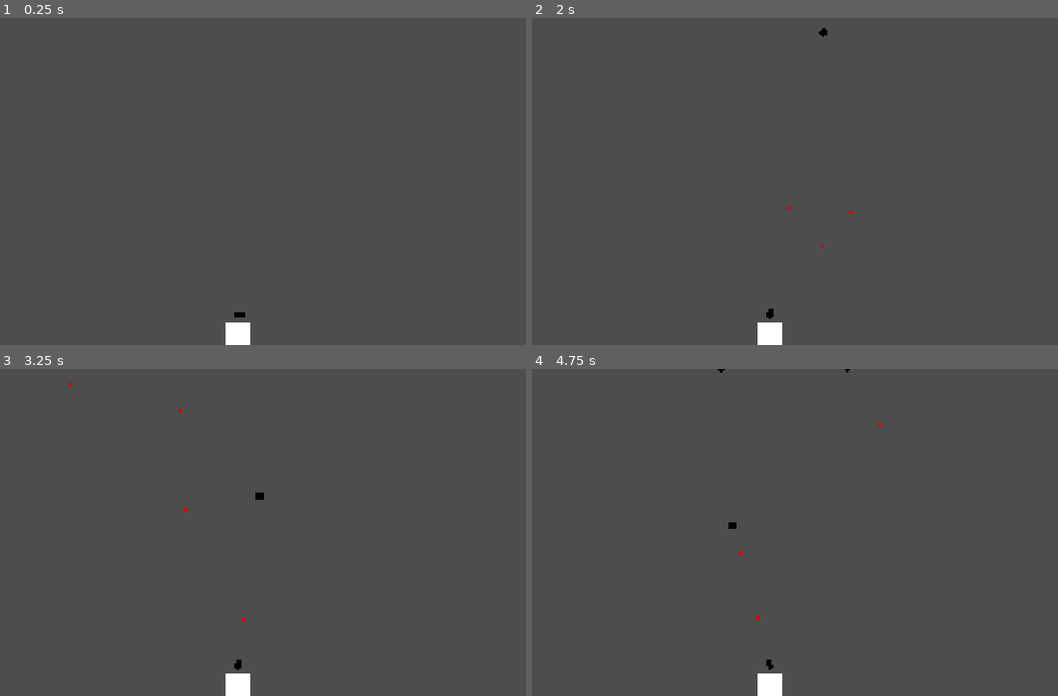
Above: before the commit, frames 1-4 (two rows, left to right).
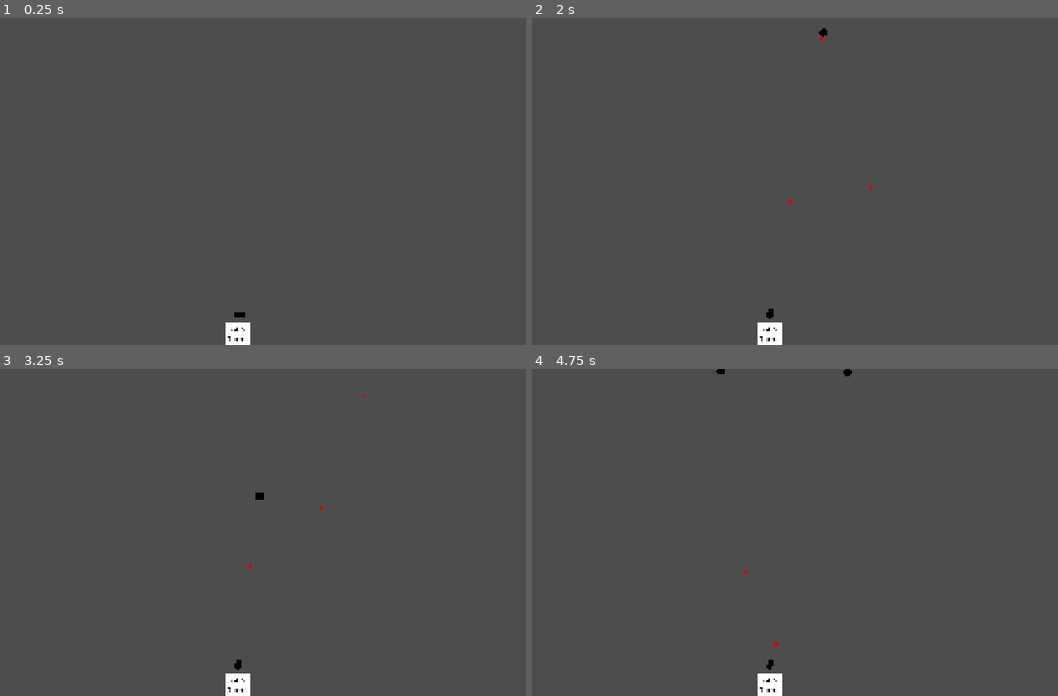
Above: after the commit, the same moments.

Repository: BilgiPasa/2d-gun-turret
Game: Godot game, scene res://Scenes/main_scene.tscn
The game is run twice, just before and just after one commit, with the same random seed, the same clock (stepped at 60 frames per second) and the same inputs.
Inputs (mouse positions are in pixels of both pictures, inside the frame that each line leads up to):
- Up to frame 1 (0.25 s): no input
- Up to frame 2 (2 s): tap Enter at 0.5 s; move the mouse to (900, 165) at 0.52 s; move the mouse to (652, 197) at 1.27 s
- Up to frame 3 (3.25 s): tap Space at 2 s; move the mouse to (294, 460) at 2.02 s; tap Enter at 2.75 s; move the mouse to (210, 597) at 2.77 s
- Up to frame 4 (4.75 s): move the mouse to (942, 581) at 3.52 s; tap Space at 4.25 s; move the mouse to (595, 483) at 4.27 s

The runs differ from the first frame. In frame 1, less than 0.1% of the frame differs, in the area x 43-47%, y 94-99%; in frame 2, less than 0.1%; in frame 3, less than 0.1%; in frame 4, 0.2%, in the area x 34-67%, y 0-99%.

Commit message:
Update some scenes and scripts, Update to version 0.2

Diff:
--- a/Scenes/gun_turret.tscn
+++ b/Scenes/gun_turret.tscn
@@ -25,11 +25,30 @@
 scale = Vector2(0.2, 1)
 texture = ExtResource("2_ne17w")
 
-[node name="BaseSprite" type="Sprite2D" parent="." unique_id=928171642]
+[node name="GunTurretBaseSprite" type="Sprite2D" parent="." unique_id=928171642]
 scale = Vector2(3, 3)
 texture = ExtResource("2_ne17w")
 
-[node name="BaseCollShape" type="CollisionShape2D" parent="." unique_id=872134996]
+[node name="GunTurretLabel" type="Label" parent="." unique_id=380761753]
+anchors_preset = 8
+anchor_left = 0.5
+anchor_top = 0.5
+anchor_right = 0.5
+anchor_bottom = 0.5
+offset_left = -83.5
+offset_top = -77.5
+offset_right = 83.5
+offset_bottom = 77.5
+grow_horizontal = 2
+grow_vertical = 2
+theme_override_colors/font_color = Color(0, 0, 0, 1)
+theme_override_font_sizes/font_size = 55
+text = "Gun
+Turret"
+horizontal_alignment = 1
+vertical_alignment = 1
+
+[node name="GunTurretBaseCollShape" type="CollisionShape2D" parent="." unique_id=872134996]
 shape = SubResource("RectangleShape2D_5s483")
 
 [node name="GunSprite" type="Sprite2D" parent="." unique_id=46939552]
--- a/Scenes/main_scene.tscn
+++ b/Scenes/main_scene.tscn
@@ -41,12 +41,18 @@
 
 [node name="SpawnTimer" type="Timer" parent="MovableEnemySpawner" unique_id=924858773]
 
+[node name="SpawnIncrTimer" type="Timer" parent="MovableEnemySpawner" unique_id=1831318590]
+
 [node name="StaticEnemySpawner" type="Node2D" parent="." unique_id=1124076927]
 position = Vector2(0, -1500)
 script = ExtResource("4_iacmt")
 
 [node name="SpawnTimer" type="Timer" parent="StaticEnemySpawner" unique_id=344716921]
 
+[node name="SpawnIncrTimer" type="Timer" parent="StaticEnemySpawner" unique_id=1029786699]
+
 [connection signal="body_entered" from="Ground/GroundArea" to="." method="_on_ground_area_body_entered"]
 [connection signal="timeout" from="MovableEnemySpawner/SpawnTimer" to="MovableEnemySpawner" method="_on_spawn_timer_timeout"]
+[connection signal="timeout" from="MovableEnemySpawner/SpawnIncrTimer" to="MovableEnemySpawner" method="_on_spawn_incr_timer_timeout"]
 [connection signal="timeout" from="StaticEnemySpawner/SpawnTimer" to="StaticEnemySpawner" method="_on_spawn_timer_timeout"]
+[connection signal="timeout" from="StaticEnemySpawner/SpawnIncrTimer" to="StaticEnemySpawner" method="_on_spawn_incr_timer_timeout"]
--- a/Scripts/bullet.gd
+++ b/Scripts/bullet.gd
@@ -7,6 +7,7 @@
 	contact_monitor = true
 	max_contacts_reported = 1
 	continuous_cd = RigidBody2D.CCD_MODE_CAST_RAY
+	z_index = -1
 	lifespan_timer.wait_time = 5
 	lifespan_timer.start()
 
--- a/Scripts/gun_turret.gd
+++ b/Scripts/gun_turret.gd
@@ -1,28 +1,37 @@
-class_name GunTurret
 extends StaticBody2D
 
 # * Note: Godot's 2D Y axis increases as you go down and decreases as you go up.
 
+# Shoot Bullet Variables
+const BULLET_DEFAULT_LIN_VEL_X: float = 3000
+const BULLET_MIN_REACH_TIME: float = 0.2
+const SHOOT_TIMER_WAIT_TIME: float = 0.1
+const BULLET_SCENE = preload("res://Scenes/bullet.tscn")
+var gravity_amount: float = ProjectSettings.get_setting("physics/2d/default_gravity")
+var t: float
+var can_shoot: bool = true
+var target_relative_position: Vector2
+var shoot_vector: Vector2
+var targets: Array[Node2D]
+
+# Gun Turret Label Variable
+var show_label: bool = true
+
+# @onready Variables
 @onready var gun_sprite: Sprite2D = $GunSprite
 @onready var can_shoot_timer: Timer = $CanShootTimer
 @onready var target_find_area: Area2D = $TargetFindArea
 @onready var mouse_position_node: Node2D = $MousePositionNode
-const SHOOT_TIMER_WAIT_TIME: float = 0.1
-const BULLET_SCENE = preload("res://Scenes/bullet.tscn")
-var gravity_amount: float = ProjectSettings.get_setting("physics/2d/default_gravity")
-var can_shoot: bool = true
-var targets: Array[Node2D]
-
-# Shoot Bullet Calculation Variables
-const BULLET_DEFAULT_LIN_VEL_X: float = 2400
-const BULLET_MIN_REACH_TIME: float = 0.25
-var t: float
-var target_relative_position: Vector2
-var shoot_vector: Vector2
+@onready var gun_turret_label: Label = $GunTurretLabel
 
 func _ready() -> void:
 	process_mode = Node.PROCESS_MODE_PAUSABLE
 	can_shoot_timer.wait_time = SHOOT_TIMER_WAIT_TIME
+
+	if show_label:
+		gun_turret_label.show()
+	else:
+		gun_turret_label.hide()
 
 func _physics_process(delta: float) -> void:
 	attack_closest_target(delta)
@@ -104,8 +113,15 @@
 		closest_node = targets[0]
 
 		for i in range(1, len(targets)):
-			if !targets[i].targeted && how_far_from_gun_turret_ground(closest_node.global_position) > how_far_from_gun_turret_ground(targets[i].global_position):
+			# Use this for "how_far_from_gun_turret_ground"
+			if !targets[i].targeted && how_far_from_gun_turret_ground(closest_node.global_position) < how_far_from_gun_turret_ground(targets[i].global_position):
 				closest_node = targets[i]
+
+			# Use this for "how_far_from_gun"
+			#if !targets[i].targeted && how_far_from_gun(closest_node.global_position) > how_far_from_gun(targets[i].global_position):
+			#	closest_node = targets[i]
+
+			# Never use both of the above at the same time. Just use one of them.
 
 	closest_node.targeted = true
 	return closest_node
--- a/Scripts/main_scene.gd
+++ b/Scripts/main_scene.gd
@@ -10,17 +10,13 @@
 
 	if enable_movable_enemy_spawner:
 		movable_enemy_spawner.process_mode = Node.PROCESS_MODE_PAUSABLE
-		movable_enemy_spawner.show()
 	else:
 		movable_enemy_spawner.process_mode = Node.PROCESS_MODE_DISABLED
-		movable_enemy_spawner.hide()
 
 	if enable_static_enemy_spawner:
 		static_enemy_spawner.process_mode = Node.PROCESS_MODE_PAUSABLE
-		static_enemy_spawner.show()
 	else:
 		static_enemy_spawner.process_mode = Node.PROCESS_MODE_DISABLED
-		static_enemy_spawner.hide()
 
 func _on_ground_area_body_entered(body: Node2D) -> void:
 	print("Enemy has hit to the ground")
--- a/Scripts/movable_enemy_spawner.gd
+++ b/Scripts/movable_enemy_spawner.gd
@@ -1,6 +1,7 @@
 extends Node2D
 
 @onready var spawn_timer: Timer = $SpawnTimer
+@onready var spawn_increaser_timer: Timer = $SpawnIncrTimer
 const SPAWN_X_RANGE: int = 750
 const SPEED_RANGE: int = 500
 const MOVABLE_ENEMY_SCENE = preload("res://Scenes/movable_enemy.tscn")
@@ -9,9 +10,17 @@
 	spawn_timer.wait_time = 0.5
 	spawn_timer.autostart = true
 	spawn_timer.start()
+	spawn_increaser_timer.wait_time = 2
+	spawn_increaser_timer.autostart = true
+	spawn_increaser_timer.start()
 
 func _on_spawn_timer_timeout() -> void:
 	var new_movable_enemy = MOVABLE_ENEMY_SCENE.instantiate()
 	new_movable_enemy.position = global_position + Vector2(randi_range(-SPAWN_X_RANGE, SPAWN_X_RANGE), 0)
 	owner.add_child(new_movable_enemy)
 	new_movable_enemy.linear_velocity = Vector2(randf_range(-1, 1), randf_range(-1, 1)).normalized() * SPEED_RANGE
+
+# On Spawn Increaser Timer Timeout
+func _on_spawn_incr_timer_timeout() -> void:
+	if spawn_timer.wait_time > 0.25:
+		spawn_timer.wait_time -= 0.01
--- a/Scripts/static_enemy_spawner.gd
+++ b/Scripts/static_enemy_spawner.gd
@@ -1,6 +1,7 @@
 extends Node2D
 
 @onready var spawn_timer: Timer = $SpawnTimer
+@onready var spawn_increaser_timer: Timer = $SpawnIncrTimer
 const SPAWN_RADIUS: int = 750
 const STATIC_ENEMY_SCENE = preload("res://Scenes/static_enemy.tscn")
 
@@ -8,8 +9,15 @@
 	spawn_timer.wait_time = 0.5
 	spawn_timer.autostart = true
 	spawn_timer.start()
+	spawn_increaser_timer.wait_time = 2
+	spawn_increaser_timer.autostart = true
+	spawn_increaser_timer.start()
 
 func _on_spawn_timer_timeout() -> void:
 	var new_static_enemy = STATIC_ENEMY_SCENE.instantiate()
 	new_static_enemy.position = global_position + Vector2(randf_range(-SPAWN_RADIUS, SPAWN_RADIUS), randi_range(-SPAWN_RADIUS, SPAWN_RADIUS))
 	owner.add_child(new_static_enemy)
+
+func _on_spawn_incr_timer_timeout() -> void:
+	if spawn_timer.wait_time > 0.25:
+		spawn_timer.wait_time -= 0.01
--- a/project.godot
+++ b/project.godot
@@ -11,7 +11,7 @@
 [application]
 
 config/name="2d-gun-turret"
-config/version="0.1"
+config/version="0.2"
 run/main_scene="uid://jneb5c8685yl"
 config/features=PackedStringArray("4.7", "Forward Plus")
 config/icon="res://icon.svg"
